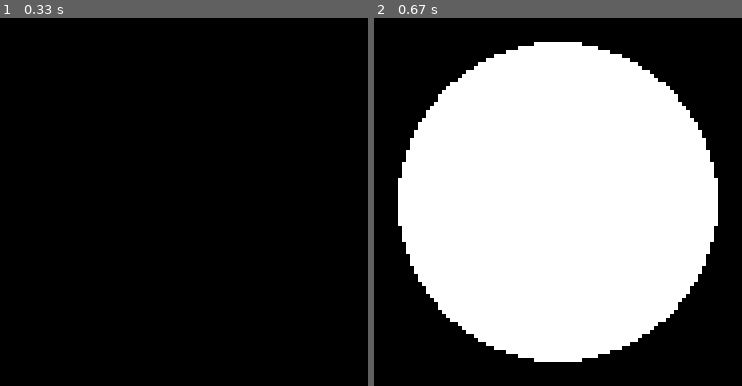
Above: before the commit, frames 1-2 (left to right).
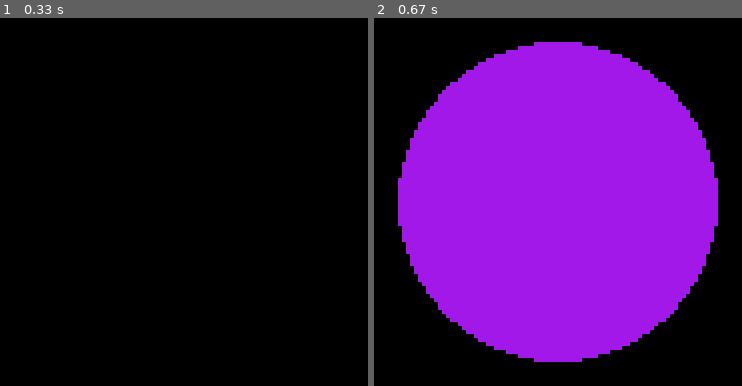
Above: after the commit, the same moments.

Repository: laradurrant/Fun-with-Python
Game: pygame game, started from circle_drawing_practice.py
Two runs of this game, one before a commit and one after it. Both use one fixed random seed, a clock stepped at 60 frames per second and the inputs below.
Inputs (mouse positions are in pixels of both pictures, inside the frame that each line leads up to):
- Up to frame 1 (0.33 s): no input
- Up to frame 2 (0.67 s): click (558, 202) at 0.38 s

Frame 1 is identical in both runs. In frame 2, 59% of the frame differs, in the area x 6-94%, y 6-94%.

Commit message:
Update circle_drawing_practice.py
Added random color option

Diff:
--- a/circle_drawing_practice.py
+++ b/circle_drawing_practice.py
@@ -1,8 +1,12 @@
 import pygame
 import math
+import random
 pygame.init()
 
+# Makes mouse_x and mouse_y into global variables
 global mouse_x, mouse_y
+
+# Sets up the initial screen
 screen = pygame.display.set_mode((720, 480))
 clock = pygame.time.Clock()
 WHITE = (  255,   255,   255)
@@ -12,14 +16,39 @@
 draw_circle = False
 clear_screen = False
 
+    # Draws a circle
 def drawCircle():
     print("Drawing a new circle at (x: " + str(mouse_x) + ", y: " + str(mouse_y) + ")")
-    pygame.draw.circle(screen, WHITE, [mouse_x, mouse_y], 40)
+    pygame.draw.circle(screen, randomColor(), [mouse_x, mouse_y], 40)
 
+    # Clears the screen by filling it black
 def clearScreen():
     print("Clearing the screen.")
     screen.fill((0, 0, 0))
 
+
+    # + How to convert RGB tuple to hexadecimal:
+    # https://stackoverflow.com/questions/3380726/converting-a-rgb-color-tuple-to-a-six-digit-code-in-python
+    # + HTML color picker:
+    # https://www.w3schools.com/colors/colors_picker.asp
+
+    # The function randomColor makes use of the randint() function
+    # This allows us to pick a random number between 0 and 255
+
+def randomColor():
+    r = random.randint(0, 255)
+    g = random.randint(0, 255)
+    b = random.randint(0, 255)
+
+    # + About Tuples:
+    # https://www.w3schools.com/python/python_tuples.asp
+    tuple = (r, g, b)
+    print("RGB Color: " + str(tuple))
+
+    hex = '#%02x%02x%02x' % (r, g, b)
+    print("Hexadecimal: " + hex)
+
+    return tuple
 
 
 while(updating):
@@ -29,6 +58,11 @@
             pygame.quit()
             quit()
         elif event.type == pygame.MOUSEBUTTONDOWN:
+
+            # In Pygame, you can access the left & right click of the mouse
+            # separately. In this case, button 1 is for left click and 3 is for
+            # right click.
+
             if event.button == 1:
                 mouse_x, mouse_y = pygame.mouse.get_pos()
                 draw_circle = True
@@ -36,6 +70,10 @@
                 mouse_x, mouse_y = pygame.mouse.get_pos()
                 clear_screen = True
 
+    # Part of our main loop. If either variable clear_screen or draw_circle
+    # are set as true during a MOUSE BUTTON DOWN event (a 'click'), then
+    # we will either clear the screen or draw a circle, depending on the type
+    # of input that we received.
 
     if(clear_screen):
         clearScreen()
@@ -46,6 +84,9 @@
         drawCircle()
         draw_circle = False
 
-    pygame.display.flip()
+    # Update the full display Surface to the screen
+    #pygame.display.flip()
 
+    # Slightly more 'optimized' version of display.flip()
+    # Also updates the screen
     pygame.display.update()
